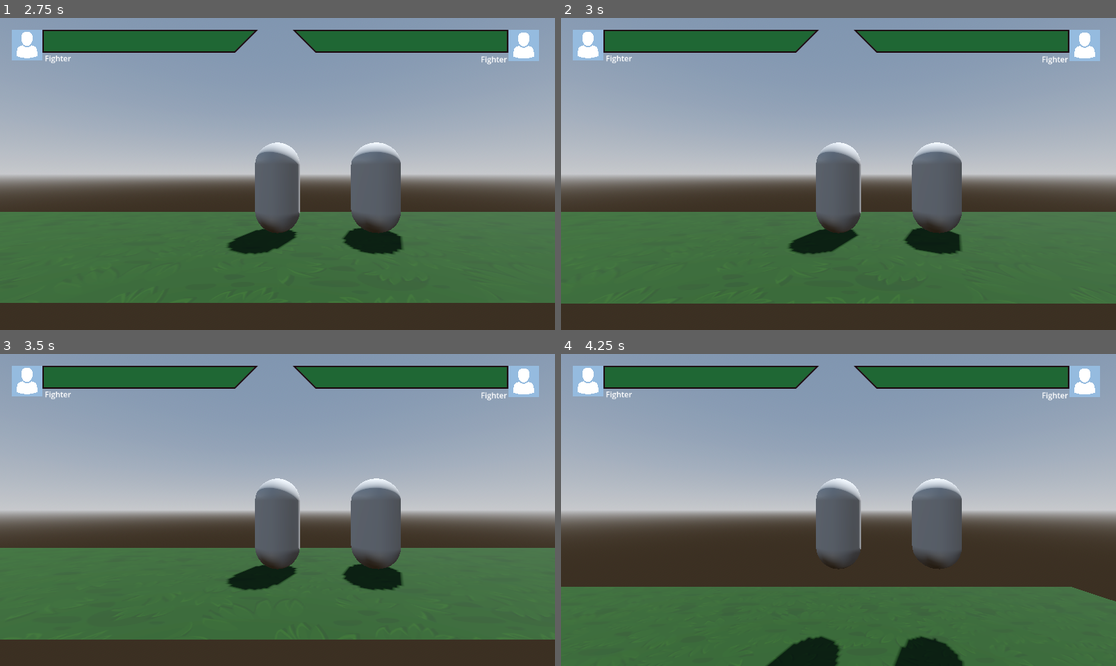
Above: before the commit, frames 1-4 (two rows, left to right).
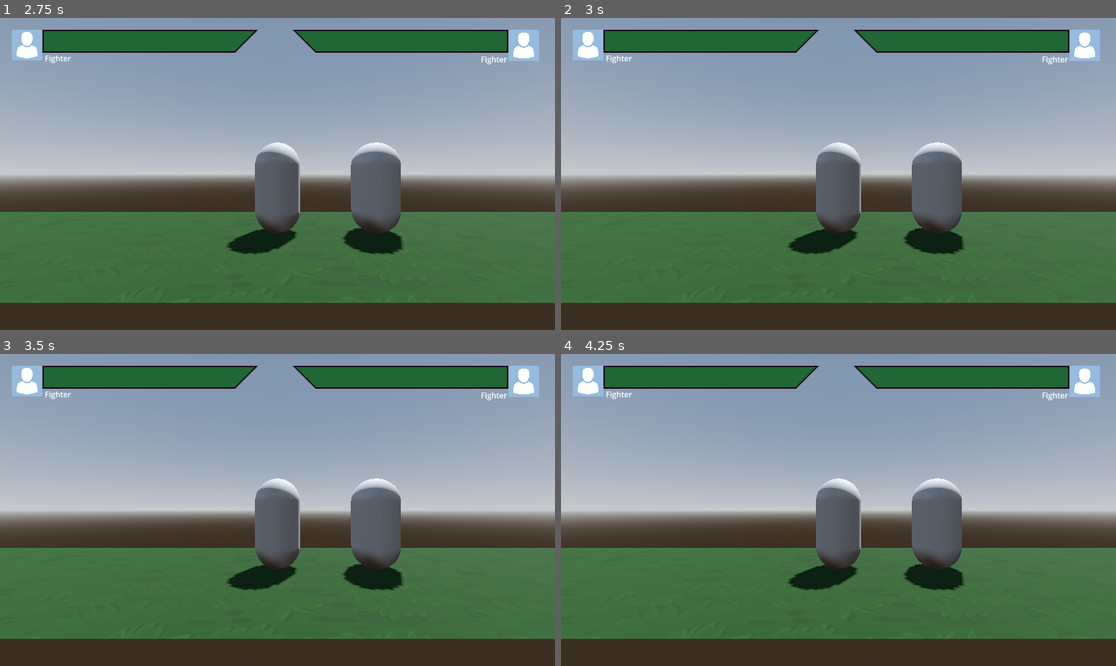
Above: after the commit, the same moments.

Repository: shoyguer/fighting-game-prototype-dev
Game: Godot game, scene res://ui/main_menu/main_menu.tscn
Same seed, same stepped clock (60 frames per second), same inputs: the game is played once before the commit and once after it.
Inputs (mouse positions are in pixels of both pictures, inside the frame that each line leads up to):
- Up to frame 1 (2.75 s): tap Enter at 0.5 s; move the mouse to (399, 158) at 0.52 s; hold D (move_right) 0.53-1.28 s; hold S (move_crouch) 0.53-1.28 s; tap W (move_jump) at 0.77, 1.52 s; tap Space at 1.25 s; move the mouse to (166, 189) at 1.27 s; hold A (move_left) 1.28-2 s; tap S (move_crouch) at 1.35 s; click "New Game" at 2 s
- Up to frame 2 (3 s): tap Enter at 2.75 s; move the mouse to (894, 105) at 2.77 s; hold D (move_right) from 2.78 s (still down); hold S (move_crouch) from 2.78 s (still down)
- Up to frame 3 (3.5 s): keep holding D (move_right); keep holding S (move_crouch)
- Up to frame 4 (4.25 s): keep holding D (move_right); tap Space at 3.5 s; move the mouse to (810, 572) at 3.52 s; release S (move_crouch) at 3.53 s; tap S (move_crouch) at 3.6 s; tap W (move_jump) at 3.77 s

Frame 1 is identical in both runs. In frame 2, 0.4% of the frame differs, in the area x 0-100%, y 39-92%; in frame 3, 0.2%; in frame 4, 21%, in the area x 0-100%, y 62-100%.

Commit message:
health branch updated

Diff:
--- a/fighting-game-prototype/entities/character/base_character.gd
+++ b/fighting-game-prototype/entities/character/base_character.gd
@@ -59,14 +59,7 @@
 
 
 func _physics_process(delta: float) -> void:
-	#character_data.current_health -= damage_suffered
-	if Input.is_action_just_pressed("more_health"):
-		character_data.current_health += 100
-	if Input.is_action_just_pressed("less_health"):
-		character_data.current_health -= 100
-	# If not in editor, state manager will play
-	if not Engine.is_editor_hint():
-		state_manager.physics_process(delta)
+	pass
 
 
 
--- a/fighting-game-prototype/resources/character_data.gd
+++ b/fighting-game-prototype/resources/character_data.gd
@@ -5,4 +5,8 @@
 @export var portrait_image: Texture
 @export var character_name: String
 
-var current_health: int = 1000
+var current_health: int = 1000:
+	set(value):
+		current_health = clampi(value, 0, max_health)
+	get:
+		return current_health
--- a/fighting-game-prototype/scenes/ring/base_ring.tscn
+++ b/fighting-game-prototype/scenes/ring/base_ring.tscn
@@ -139,6 +139,7 @@
 [node name="Portrait1" type="TextureRect" parent="HUDControl/HBoxContainer/Margin1/Control"]
 unique_name_in_owner = true
 custom_minimum_size = Vector2(64, 64)
+layout_mode = 0
 offset_left = 453.0
 offset_top = 1.0
 offset_right = 517.0
--- a/fighting-game-prototype/scenes/ring/color_rect.gd
+++ /dev/null
@@ -1,12 +0,0 @@
-extends ColorRect
-
-const CHARACTER_RESOURCE = preload("res://components/CharacterResource.tres")
-
-# Called when the node enters the scene tree for the first time.
-func _ready() -> void:
-	pass # Replace with function body.
-
-
-# Called every frame. 'delta' is the elapsed time since the previous frame.
-func _process(delta: float) -> void:
-	custom_minimum_size.x = CHARACTER_RESOURCE.max_health
--- a/fighting-game-prototype/scenes/ring/label.gd
+++ /dev/null
@@ -1,11 +0,0 @@
-extends Label
-
-@export var base_character: BaseCharacter
-# Called when the node enters the scene tree for the first time.
-func _ready() -> void:
-	text = base_character.character_data.character_name
-
-
-# Called every frame. 'delta' is the elapsed time since the previous frame.
-func _process(delta: float) -> void:
-	pass
--- a/fighting-game-prototype/scenes/ring/progress_bar.gd
+++ /dev/null
@@ -1,9 +0,0 @@
-extends ColorRect
-
-@export var base_character: BaseCharacter
-
-func _ready() -> void:
-	pass
-
-func _process(delta: float) -> void:
-	custom_minimum_size.x = base_character.character_data.current_health
--- a/fighting-game-prototype/scenes/ring/texture_progress_bar.gd
+++ /dev/null
@@ -1,7 +0,0 @@
-extends TextureProgressBar
-
-@export var character_resource: CharacterResource
-
-# Called every frame. 'delta' is the elapsed time since the previous frame.
-func _process(delta: float) -> void:
-	value = 1000
--- a/fighting-game-prototype/scenes/ring/texture_rect.gd
+++ /dev/null
@@ -1,11 +0,0 @@
-extends TextureRect
-
-@export var base_character: BaseCharacter
-
-
-func _ready() -> void:
-	texture = base_character.character_data.portrait_image
-
-# Called every frame. 'delta' is the elapsed time since the previous frame.
-func _process(delta: float) -> void:
-	pass
--- a/fighting-game-prototype/ui/hud_control/hud_control.gd
+++ b/fighting-game-prototype/ui/hud_control/hud_control.gd
@@ -1,26 +1,32 @@
 class_name HUDControl
 extends Control
 
+#region Character0
 @export var character_0: BaseCharacter
 
 @onready var portrait_0: TextureRect = %Portrait0
 @onready var health_bar_0: TextureProgressBar = %HealthBar0
 @onready var name_0: Label = %Name0
+#endregion
 
-
+#region Character1
 @export var character_1: BaseCharacter
 
 @onready var portrait_1: TextureRect = %Portrait1
 @onready var health_bar_1: TextureProgressBar = %HealthBar1
 @onready var name_1: Label = %Name1
+#endregion
+
 
 # Called when the node enters the scene tree for the first time.
 func _ready() -> void:
+	# Character0 set variables
 	health_bar_0.max_value = character_0.character_data.max_health
 	health_bar_0.value = character_0.character_data.current_health
 	name_0.text = character_0.character_data.character_name
 	character_0.health_bar = health_bar_0
 
+	# Character1 set variables
 	health_bar_1.max_value = character_1.character_data.max_health
 	health_bar_1.value = character_1.character_data.current_health
 	name_1.text = character_1.character_data.character_name
@@ -34,7 +40,7 @@
 	if event.is_action_pressed("less_health"):
 		character_0.character_data.current_health -= 100
 		_animate_health(character_0)
-# Called every frame. 'delta' is the elapsed time since the previous frame.
+
 
 func _animate_health(character: BaseCharacter) -> void:
 	var current_health: float = character.character_data.current_health
